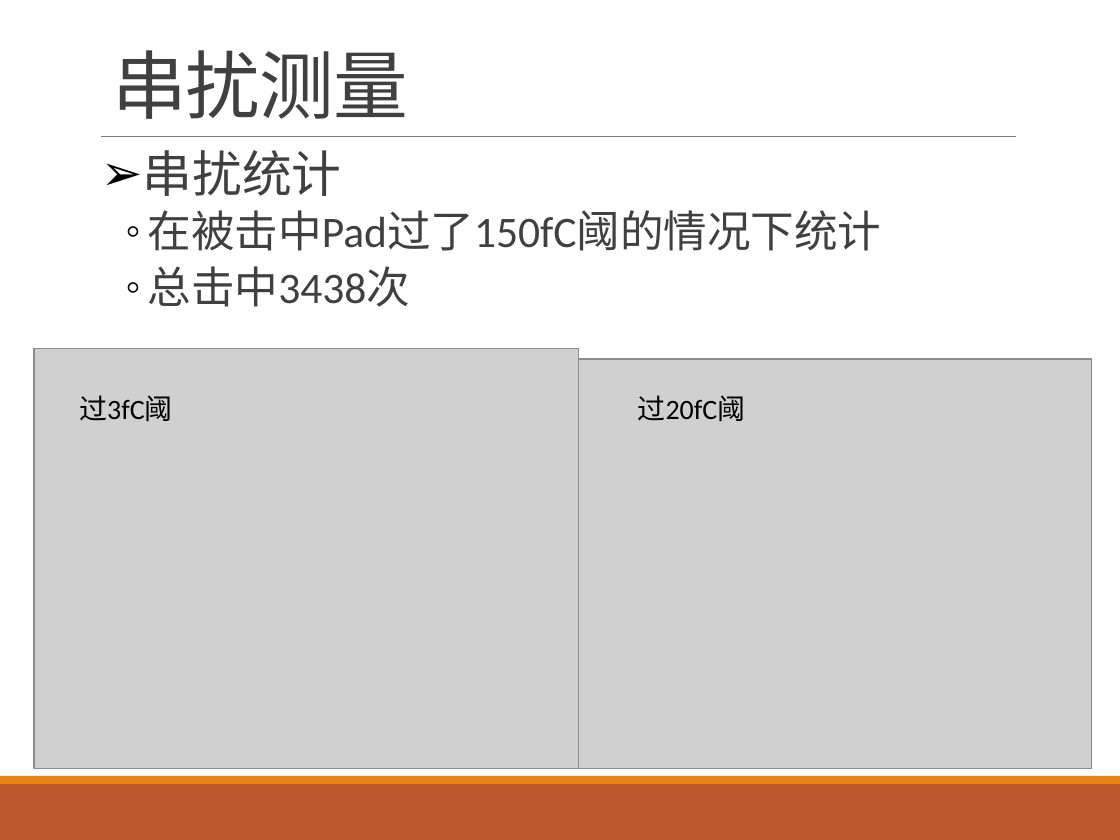
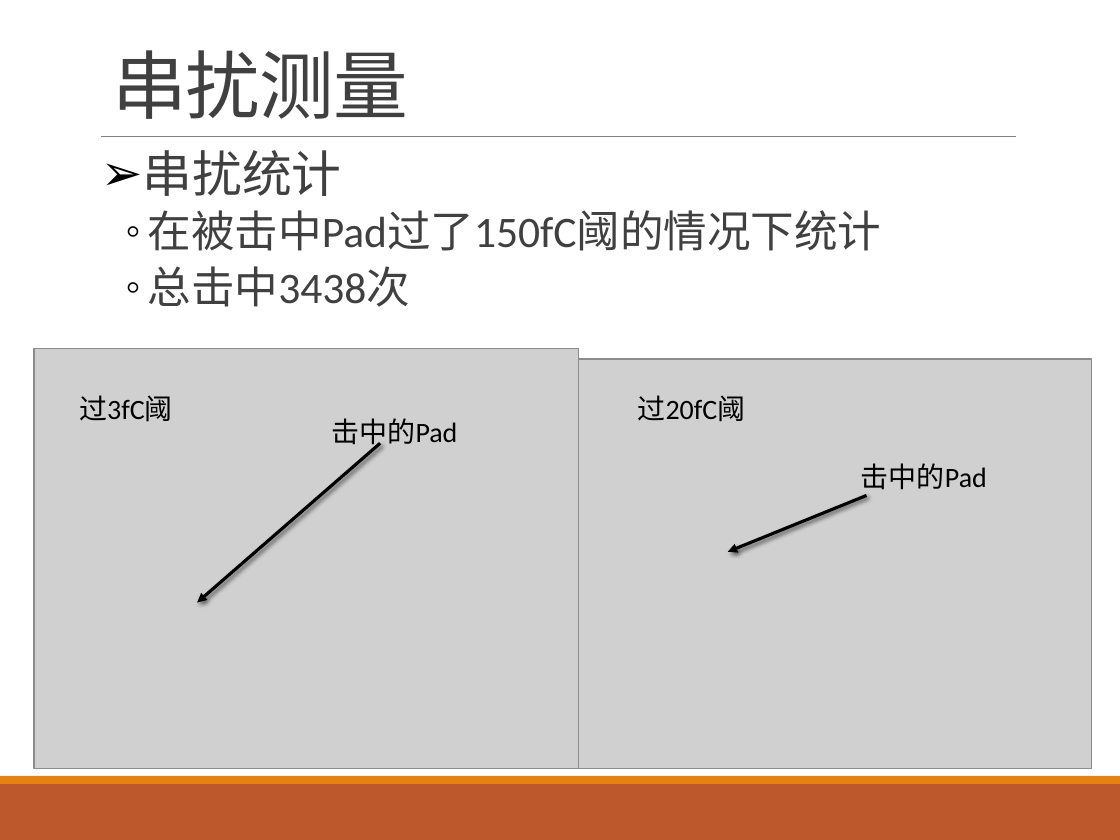
Before and after one commit to wyu0725/SDHCAL_DAQ, a slide deck: slide 4 of Slides/SDHCAL_20170509.pptx. Drawn at 1120x840 pixels with LibreOffice and Linux fonts; fonts in the diff are those of the drawing; grey boxes stand for pictures. Boxes give left, top, right and bottom in pixels: in the first picture for what was removed or moved away, otherwise in the second. Text is boxed around its words. In the diff, an @@ line names an element or a change of style, - is before the commit and + after.

```diff
--- a/Slides/SDHCAL_20170509.pptx
+++ b/Slides/SDHCAL_20170509.pptx
@@ text added at (332,418,458,450), 18 pt, text #000000 @@
+击中的Pad
@@ arrow added from (380, 444) to (197, 603), #000000 2 pt @@
@@ text added at (861,463,987,495), 18 pt, text #000000 @@
+击中的Pad
@@ arrow added from (867, 495) to (728, 552), #000000 2 pt @@
```
Also in this commit, not shown: 3 other slides changed, 1 other file.
